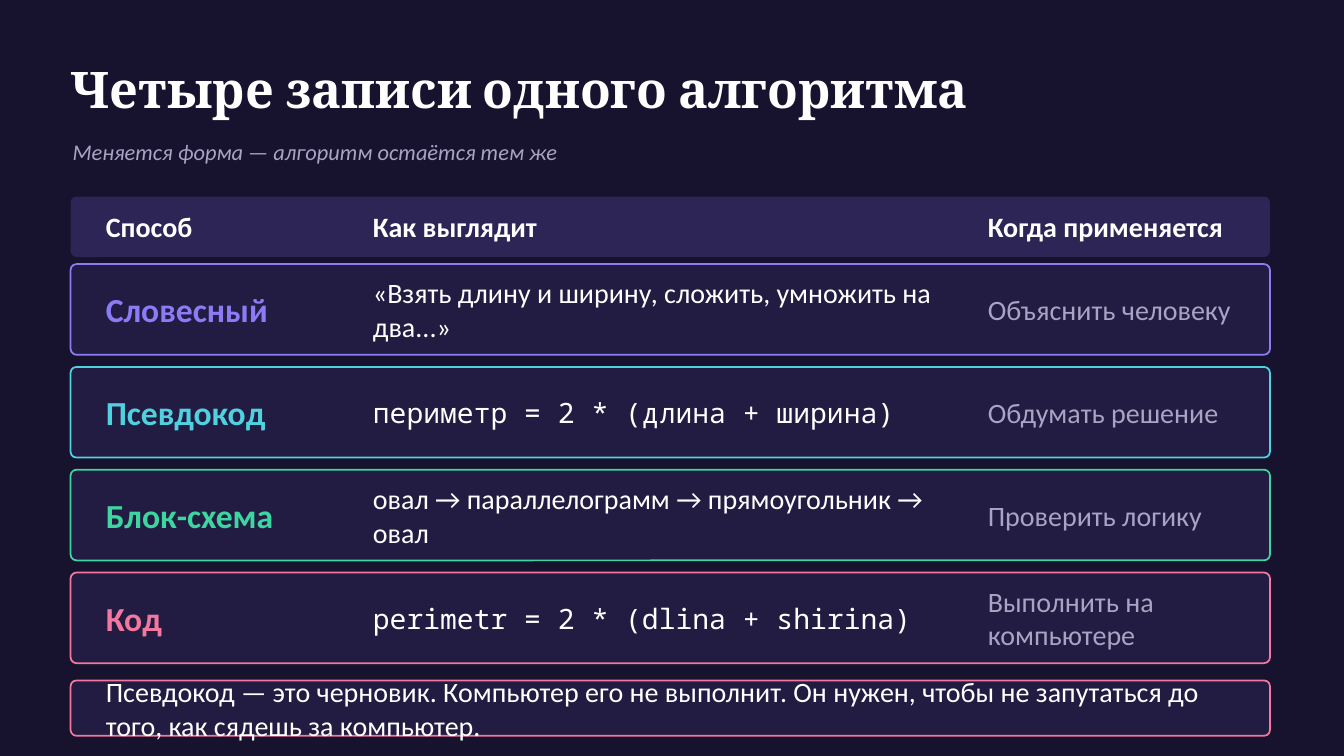
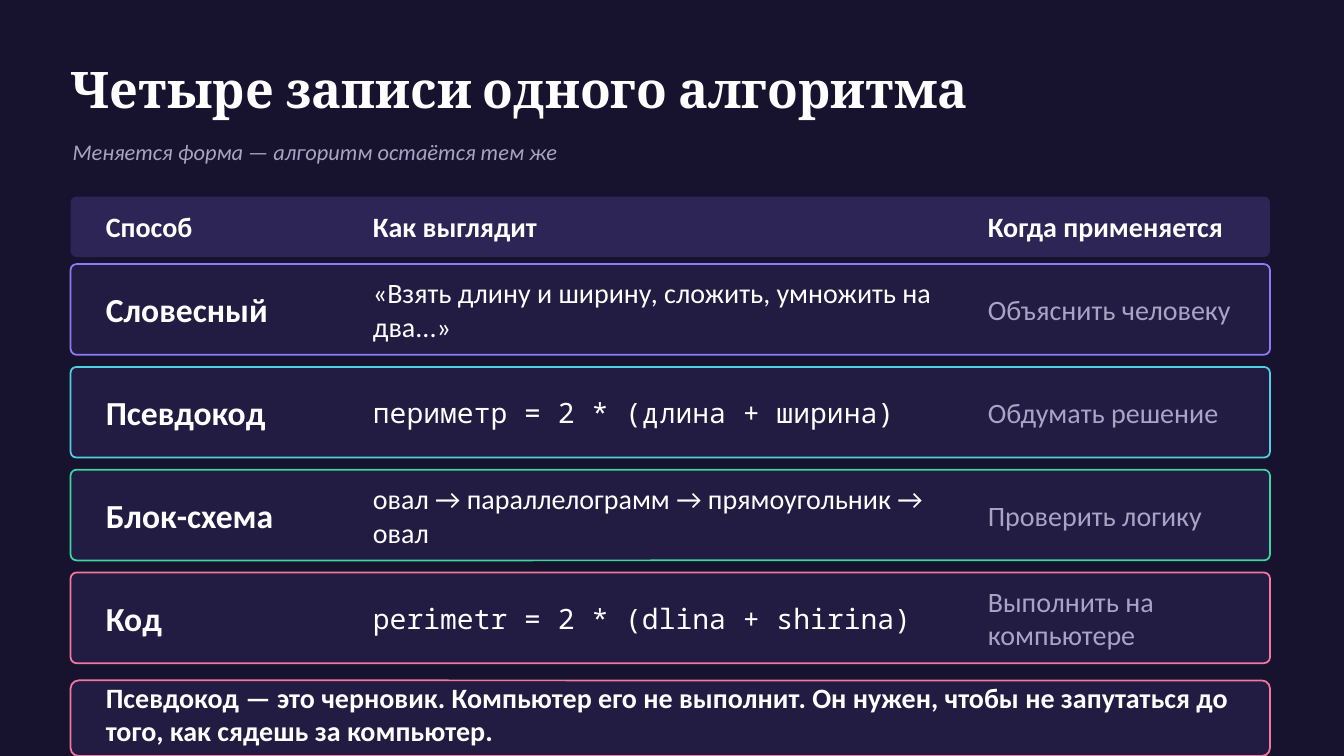
Before and after one commit to MuhammadMusa1/Pulotovschool, a slide deck: slide 10 of 10 класс/urok2/Презентация_занятие2_ред2.pptx. Drawn at 1344x756 pixels with LibreOffice and Linux fonts; fonts in the diff are those of the drawing. Boxes give left, top, right and bottom in pixels: in the first picture for what was removed or moved away, otherwise in the second. Text is boxed around its words. In the diff, an @@ line names an element or a change of style, - is before the commit and + after.

```diff
--- a/10 класс/urok2/Презентация_занятие2_ред2.pptx
+++ b/10 класс/urok2/Презентация_занятие2_ред2.pptx
@@ text "Словесный" at (106,299,268,323): text colour #8B7CF6 to #FFFFFF @@
@@ text "Псевдокод" at (106,403,266,431): text colour #4FD1E0 to #FFFFFF @@
@@ text "Блок-схема" at (106,506,273,529): text colour #3DD6A0 to #FFFFFF @@
@@ text "Код" at (106,609,162,637): text colour #F2789F to #FFFFFF @@
@@ rounded rectangle: place and size @@
-rounded rectangle at (71,681,1270,736)
+rounded rectangle at (71,681,1270,756)
@@ text "Псевдокод — это черновик. Компьютер ..." at (106,688,1227,746): bold on @@
```
Also in this commit, not shown: 8 other slides changed, 5 other files.
